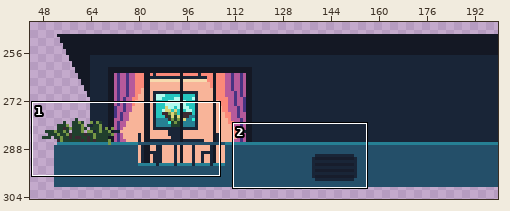
One commit to this pixel-art file: Other/assets-working/apartments/v4-2/apartment-3.aseprite. Above, an overview of the earlier version with the close-up marked.
Close-up. As it was:
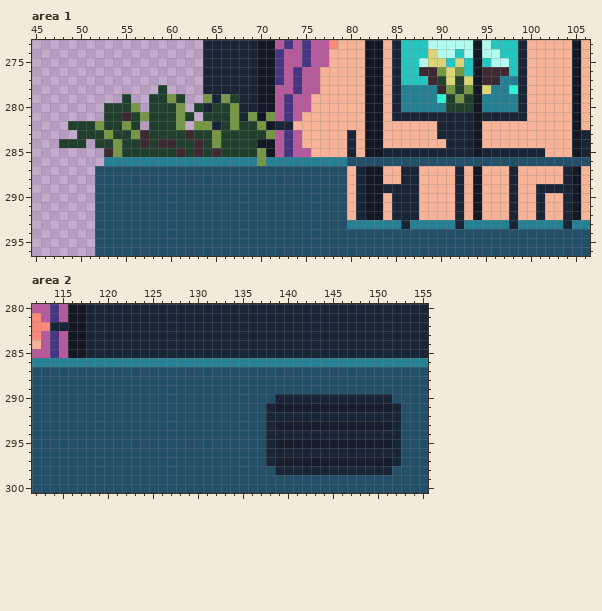
200x650 pixels, 1 frame. Shown: area 1: x 45..106, y 273..296; area 2: x 112..155, y 280..300. The wide view leaves out empty margins.
The same view after the edit:
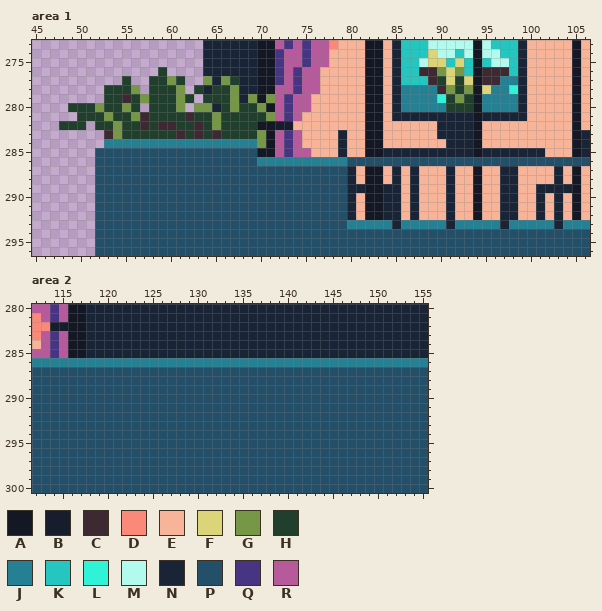
Palette (. is transparent): A #141824  B #171d2c  C #3c2932  D #fb8979  E #f8b499  F #dcd478  G #769745  H #213f2d  J #268094  K #25c6bf  L #2ff2d6  M #b2faed  N #192537  P #244f69  Q #473482  R #b65a9b
Log entry: updated apartment 3 image - minor layer redo
Change:
Area 1, layers "Balcony", "Apartment", "Inside":
y 276: x 59 . -> H
y 277: x 55 . -> H; x 58..61 .... -> HHGH; x 64 N -> G; x 66..67 NN -> GH
y 278: x 53..56 .... -> HHHG; x 58 . -> H; x 60..61 .. -> HG; x 63 . -> H; x 65..67 NNN -> HHG
y 279: x 53..57 ..H.. -> HHCHG; x 60..62 GH. -> HGH; x 64..67 GNGH -> HHHG; x 69 N -> G; x 71 A -> G
y 280: x 49..52 .... -> HHHG; x 55..56 HG -> GH; x 63..65 HNH -> GGN; x 68..70 NNA -> HHG
y 281: x 50..53 ...H -> HHHG; x 55..57 CHG -> HGC; x 61..63 GH. -> HCH; x 65 H -> G; x 67..70 GNGA -> HHHH
y 282: x 48 . -> H; x 51..52 HG -> .H; x 54..55 HG -> GH; x 57 . -> C; x 59..65 HHG.GGN -> CCHHCHG; x 67 G -> H; x 70 G -> A; x 72..73 NN -> BB
y 283: x 50..54 HHHGH -> ...CG; x 56..57 GC -> HH; x 61..63 HCH -> CHC; x 65 G -> C; x 70..71 HG -> GA; x 79..80 EN -> NE
y 284: x 48..50 HHH -> ...; x 52..70 HHGHHCHCCHHCHGHHHHA -> .JJJJJJJJJJJJJJJJJG; x 79..80 EN -> NE
y 285: x 52..70 .CGHHHHHHCHCHCHHHHG -> PPPPPPPPPPPPPPPPPPA; x 79..80 EN -> NE
y 286: x 52..70 .JJJJJJJJJJJJJJJJJG -> PPPPPPPPPPPPPPPPPPJ
y 287..288: x 80..81 EN -> NE; x 85..86 EN -> NE; x 91..92 EN -> NE; x 97 E -> N; x 103..104 EN -> NE
y 289: x 80 E -> N; x 86 N -> E; x 91..92 EN -> NE; x 97 E -> N
y 290..292: x 80..81 EN -> NE; x 84 E -> N; x 86 N -> E; x 91..92 EN -> NE; x 97 E -> N; x 103..104 EN -> NE
y 293: x 85..86 JN -> NJ; x 91..92 JN -> NJ; x 97..98 JN -> NJ; x 103..104 JN -> NJ
Area 2, layers "Balcony", "Inside":
y 282: x 114..115 NN -> BB
y 290: x 139..151 NNNNNNNNNNNNN -> PPPPPPPPPPPPP
y 291: x 138..152 NBBBBBBBBBBBBBN -> PPPPPPPPPPPPPPP
y 292: x 138..152 NNNNNNNNNNNNNNN -> PPPPPPPPPPPPPPP
y 293: x 138..152 NBBBBBBBBBBBBBN -> PPPPPPPPPPPPPPP
y 294: x 138..152 NNNNNNNNNNNNNNN -> PPPPPPPPPPPPPPP
y 295: x 138..152 NBBBBBBBBBBBBBN -> PPPPPPPPPPPPPPP
y 296: x 138..152 NNNNNNNNNNNNNNN -> PPPPPPPPPPPPPPP
y 297: x 138..152 NBBBBBBBBBBBBBN -> PPPPPPPPPPPPPPP
y 298: x 139..151 NNNNNNNNNNNNN -> PPPPPPPPPPPPP
Where, in picture pixels (left, top, right, bottom), the same in both close-ups:
changed: (59, 67, 293, 166)
changed: (338, 130, 410, 229)
changed: (446, 166, 464, 229)
changed: (500, 166, 518, 229)
changed: (554, 166, 572, 229)
changed: (50, 322, 68, 331)
changed: (266, 394, 401, 475)
